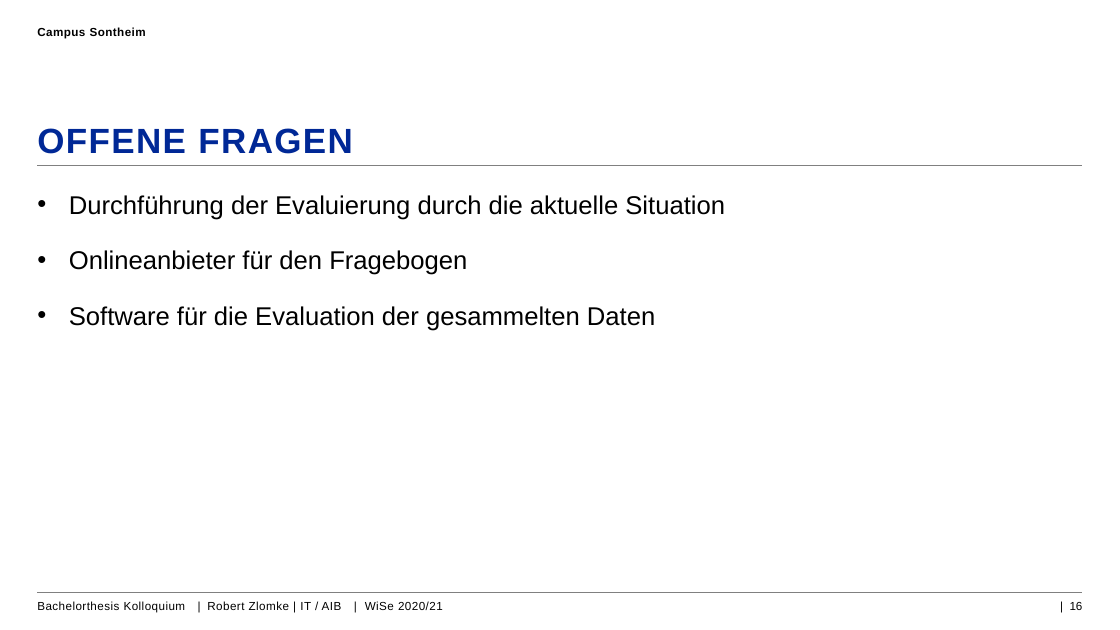
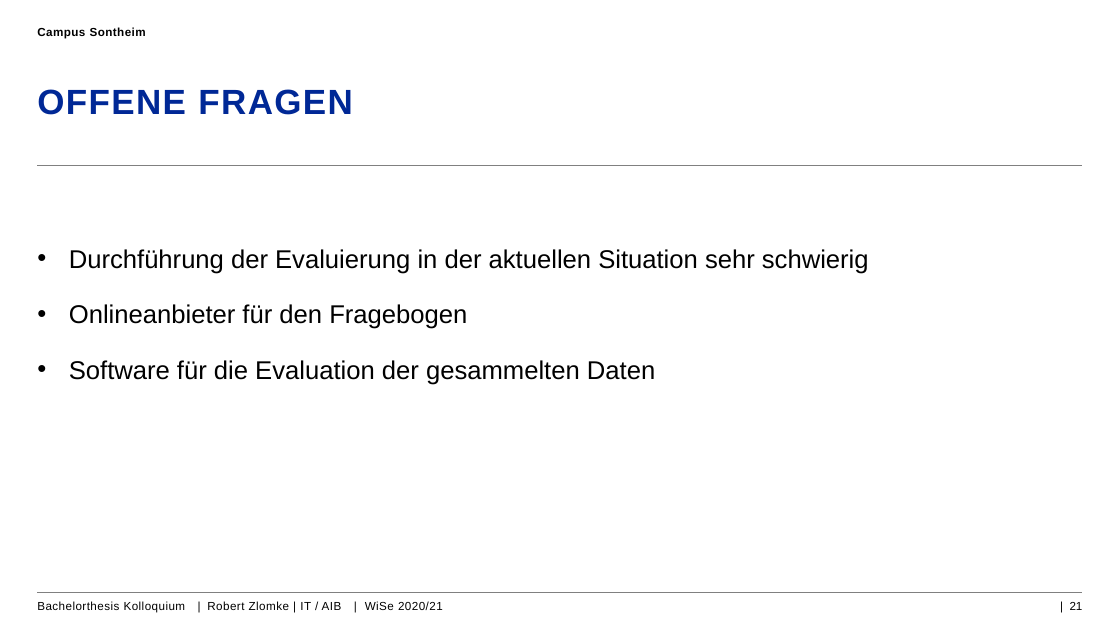
Before and after one commit to RobZlo/Studium, a slide deck: slide 21 of Kolloquium_Präsentation_RobertZlomle.pptx (slide 16 before the commit). Drawn at 1120x630 pixels with LibreOffice and Linux fonts; fonts in the diff are those of the drawing; background and template pictures are left out. Boxes give left, top, right and bottom in pixels: in the first picture for what was removed or moved away, otherwise in the second. Text is boxed around its words. In the diff, an @@ line names an element or a change of style, - is before the commit and + after.

```diff
--- a/Kolloquium_Präsentation_RobertZlomle.pptx
+++ b/Kolloquium_Präsentation_RobertZlomle.pptx
@@ title "OFFENE FRAGEN": place and size @@
-title "OFFENE FRAGEN" at box(37, 128, 353, 154)
+title "OFFENE FRAGEN" at box(37, 89, 353, 115)
@@ text at box(69, 249, 869, 274): text changed @@
-• Durchführung der Evaluierung durch die aktuelle Situation
+• Durchführung der Evaluierung in der aktuellen Situation sehr schwierig
@@ page number at box(1070, 602, 1083, 610): text changed @@
-| 16
+| 21
```
Also in this commit, not shown: 7 other slides changed, 5 slides added, 3 other files.
